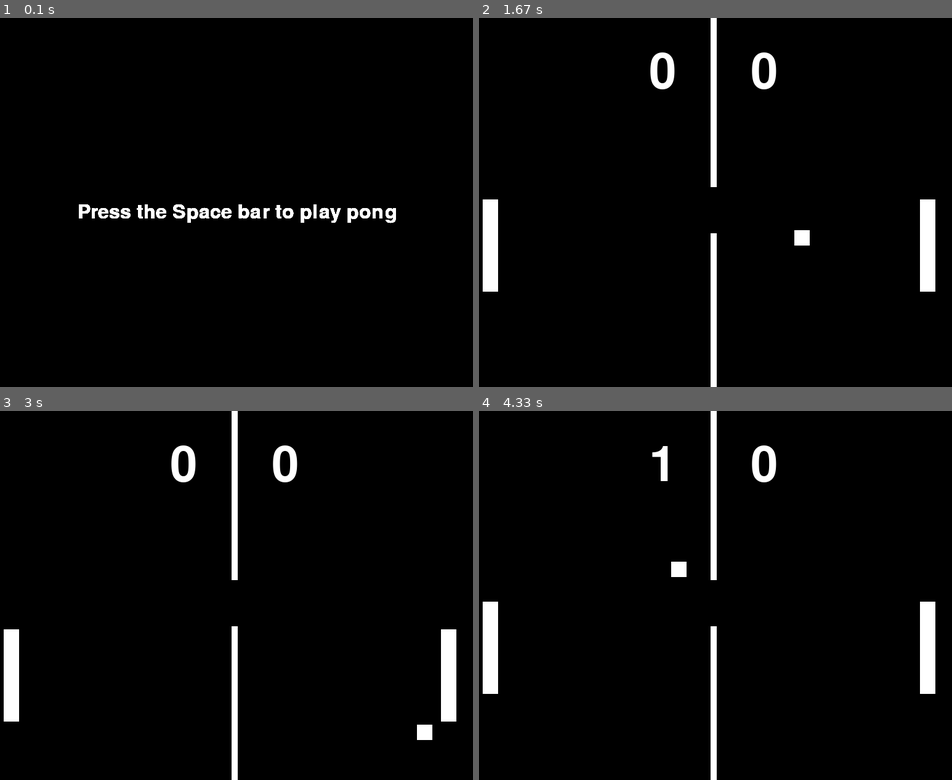
Above: before the commit, frames 1-4 (two rows, left to right).
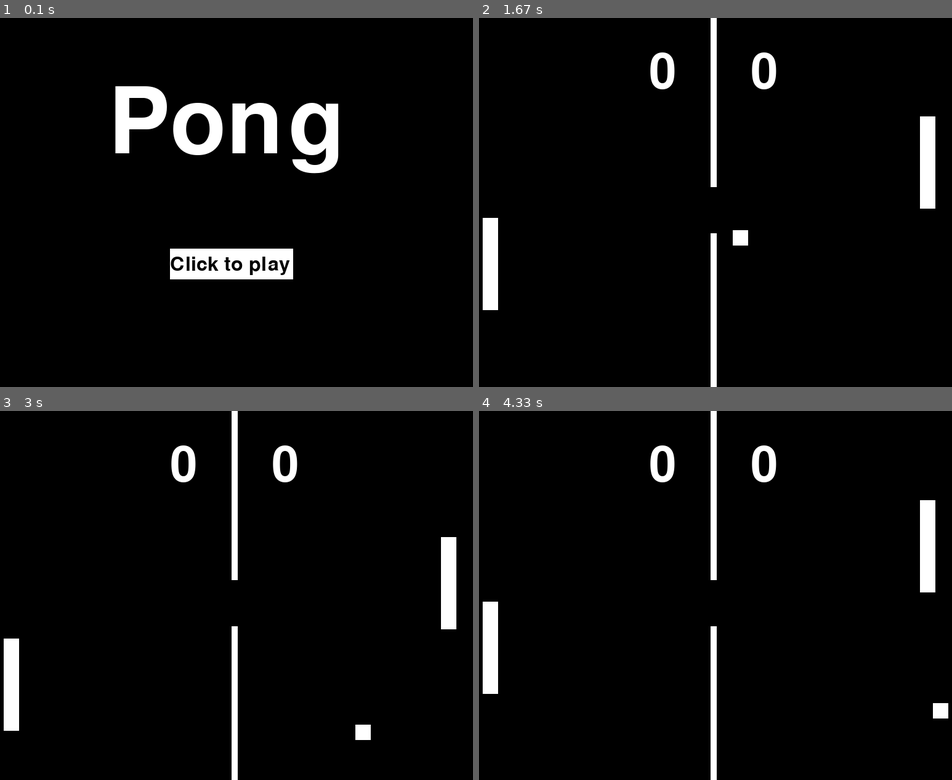
Above: after the commit, the same moments.

Repository: htang22/pong_on_pygame
Game: pygame game, started from main.py
Two runs of this game, one before a commit and one after it. Both use one fixed random seed, a clock stepped at 60 frames per second and the inputs below.
Inputs (mouse positions are in pixels of both pictures, inside the frame that each line leads up to):
- Up to frame 1 (0.1 s): no input
- Up to frame 2 (1.67 s): click (710, 265) at 0.38 s, where only the run after the commit has a clickable "Click to play"; hold Up 0.67-1.13 s; move the mouse to (710, 224) at 0.7 s; hold Down 1.17-1.47 s; hold S 1.17-1.47 s; tap Space at 1.23, 1.57 s; hold Up from 1.5 s (still down); hold W from 1.5 s (still down)
- Up to frame 3 (3 s): release Up at 1.87 s; release W at 1.87 s; hold Down 1.9-2.27 s; hold S 1.9-2.27 s; tap Space at 1.97, 2.37, 2.7 s; hold Up 2.3-2.6 s; hold W 2.3-2.6 s; hold Down 2.63-2.93 s; hold S 2.63-2.93 s; hold Up from 2.97 s (still down); hold W from 2.97 s (still down)
- Up to frame 4 (4.33 s): tap Space at 3.03, 3.43, 3.83, 4.17 s; release Up at 3.33 s; release W at 3.33 s; hold Down 3.37-3.73 s; hold S 3.37-3.73 s; hold Up 3.77-4.07 s; hold W 3.77-4.07 s; hold Down from 4.1 s (still down); hold S from 4.1 s (still down)

The runs differ from the first frame. In frame 1, 7.3% of the frame differs, in the area x 16-84%, y 18-71%; in frame 2, 2.1%; in frame 3, 2.1%; in frame 4, 2.3%.

Commit message:
Title and start button
Added the title "pong" and additionally added a button so when the user clicks on the button the game starts.

Diff:
--- a/ball.py
+++ b/ball.py
@@ -3,7 +3,7 @@
 
 class Ball:
     def __init__(self):
-        self.x_cord = 491
+        self.x_cord = 391
         self.y_cord = 300
         self.height = 25
         self.width = 25
--- a/display.py
+++ b/display.py
@@ -9,10 +9,20 @@
         self.screen = pygame.display.set_mode(size=(WINDOW_WIDTH, WINDOW_HEIGHT))
         self.start_message_cord = (150,300)
 
-    def display_start_message(self, window,):
+    def display_start_message(self, window):
         font = pygame.font.Font("freesansbold.ttf", 32)
         press_space = font.render("Press the Space bar to play pong", True, (255, 255, 255))
         window.blit(press_space, self.start_message_cord)
+
+    def display_title(self, window, coord, color, font):
+        font = pygame.font.Font("freesansbold.ttf", font)
+        press_space = font.render("Pong", True, color)
+        window.blit(press_space, coord)
+
+    def display_play_message(self, window,coord, color):
+        font = pygame.font.Font("freesansbold.ttf", 32)
+        play = font.render("Click to play", True, color)
+        window.blit(play, coord)
 
     def display_continue_message(self, window, color):
         font = pygame.font.Font("freesansbold.ttf", 32)
--- a/main.py
+++ b/main.py
@@ -1,6 +1,7 @@
 import pygame
 import display
-import game
+import game, sys
+
 
 
 pygame.init()
@@ -12,6 +13,34 @@
 screen = display.screen
 game_count = 0
 
+def start_menu():
+    menu_running = True
+    click = False
+    while menu_running:
+
+        screen.fill((0, 0, 0))
+        start_button = pygame.Rect(300, 375, 200, 50)
+        pygame.draw.rect(screen, (255, 255, 255), start_button)
+        display.display_play_message(screen, (300, 385), (0, 0, 0))
+        display.display_title(screen, (200, 100), (255, 255, 255), font=150)
+
+        mx, my = pygame.mouse.get_pos()
+
+        if start_button.collidepoint((mx, my)):
+            if click:
+                return True
+
+        click = False
+        for event in pygame.event.get():
+            if event.type == pygame.QUIT:
+                sys.exit()
+                pygame.quit()
+
+            if event.type == pygame.MOUSEBUTTONDOWN:
+                if event.button == 1:
+                    click = True
+                    print("click")
+        pygame.display.update()
 
 game_active = False
 
@@ -39,8 +68,10 @@
         pygame.display.update()
         pygame.time.delay(40)
     display.display_start_message(screen)
+
     if game_count != 0:
         display.display_game_over(screen)
+    game_active = start_menu()
     pygame.display.update()
 
 pygame.quit()
--- a/score.py
+++ b/score.py
@@ -2,7 +2,6 @@
 
 
 class Score:
-
     def __init__(self):
         self.right_score = 0
         self.left_score = 0
